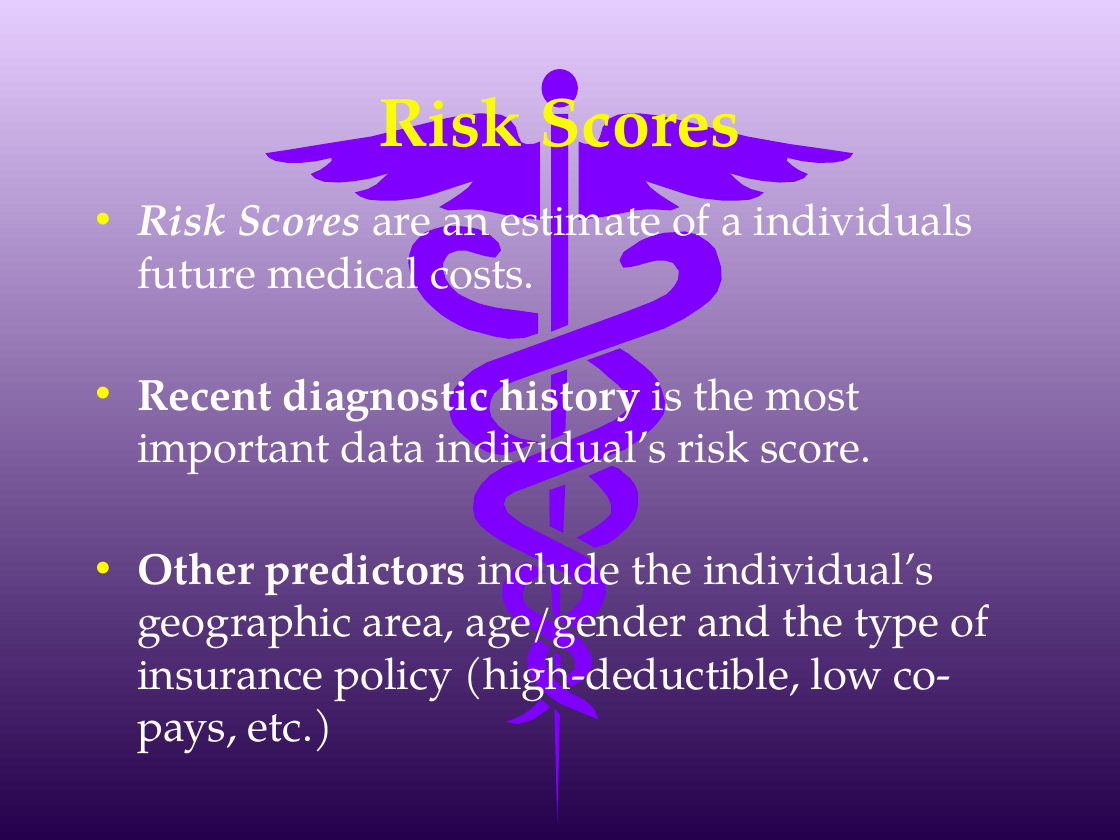
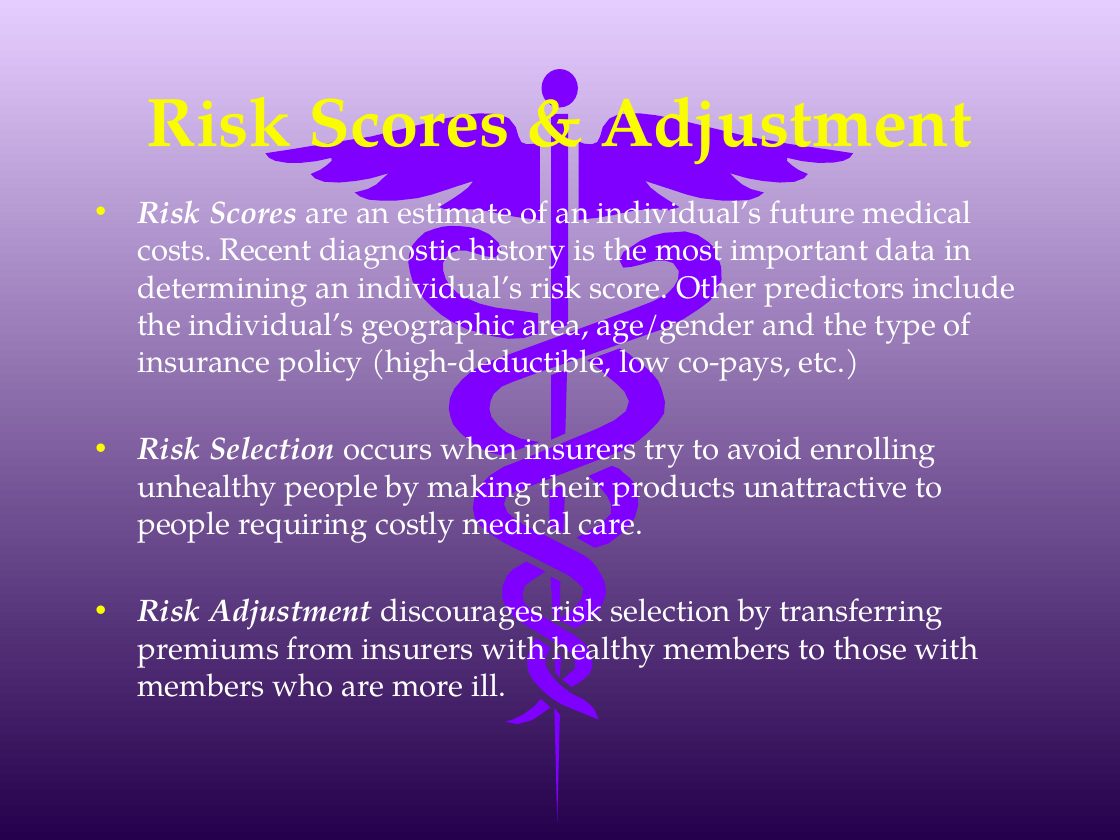
Before and after one commit to AnjaGuillory/FHIRED_Up, a slide deck: slide 2 of Team Deliverable 1/ACA Risk Adjustment EHR Enhancement.pptx (slide 3 before the commit). Drawn at 1120x840 pixels with LibreOffice and Linux fonts; fonts in the diff are those of the drawing. Boxes give left, top, right and bottom in pixels: in the first picture for what was removed or moved away, otherwise in the second. Text is boxed around its words. In the diff, an @@ line names an element or a change of style, - is before the commit and + after.

Commit message:
Updated ppt, mpp, and xls

```diff
--- a/Team Deliverable 1/ACA Risk Adjustment EHR Enhancement.pptx
+++ b/Team Deliverable 1/ACA Risk Adjustment EHR Enhancement.pptx
@@ title at (147,96,972,170): text changed @@
-Risk Scores
+Risk Scores & Adjustment
@@ text at (137,191,1015,697): text changed; size 28 to 20 pt @@
-• Risk Scores are an estimate of a individuals future medical costs.
-• Recent diagnostic history is the most important data individual’s risk score.
-• Other predictors include the individual’s geographic area, age/gender and the type of insurance policy (high-deductible, low co-pays, etc.)
+• Risk Scores are an estimate of an individual’s future medical costs. Recent diagnostic history is the most important data in determining an individual’s risk score. Other predictors include the individual’s geographic area, age/gender and the type of insurance policy (high-deductible, low co-pays, etc.)
+• Risk Selection occurs when insurers try to avoid enrolling unhealthy people by making their products unattractive to people requiring costly medical care.
+• Risk Adjustment discourages risk selection by transferring premiums from insurers with healthy members to those with members who are more ill.
```
Also in this commit, not shown: 5 other slides changed, 2 slides added, 1 slide removed, 2 other files.
